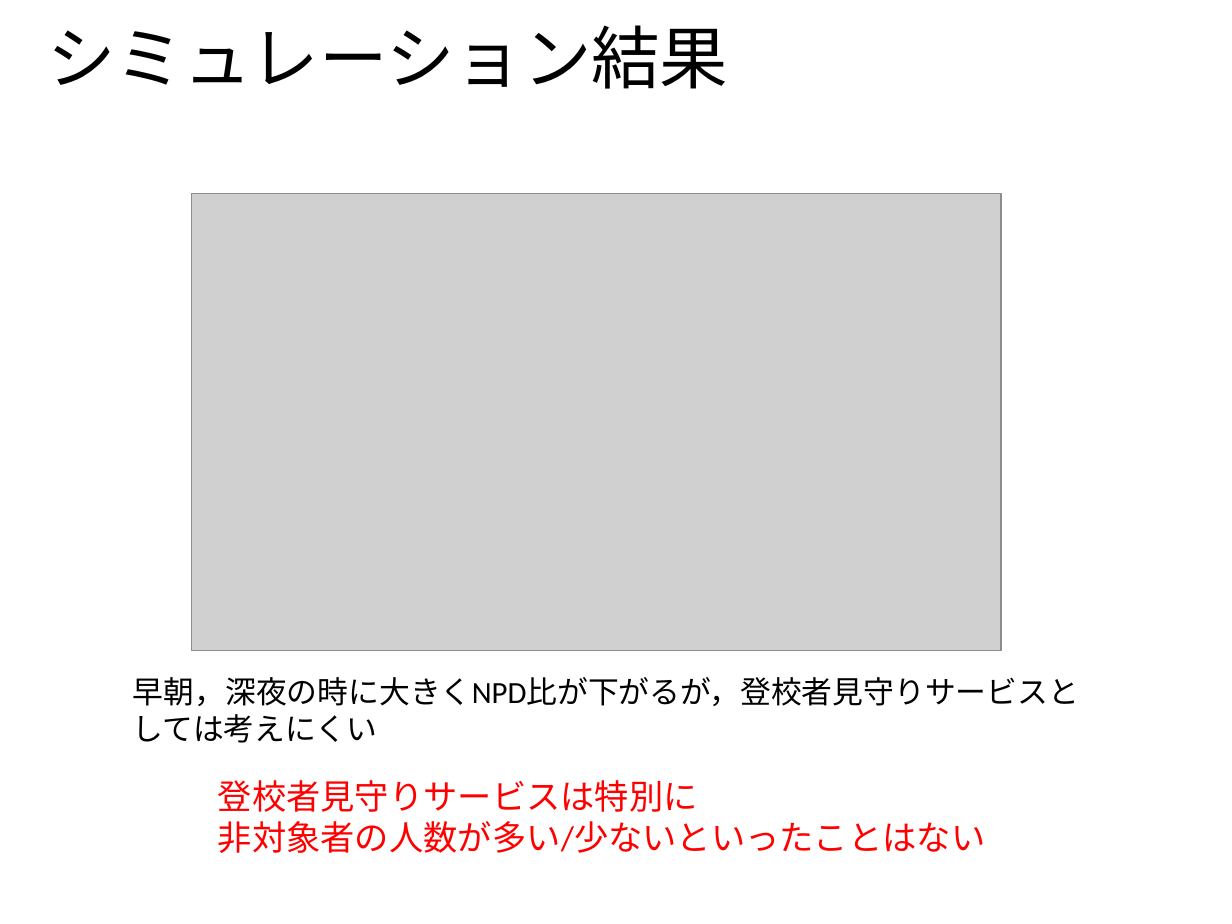
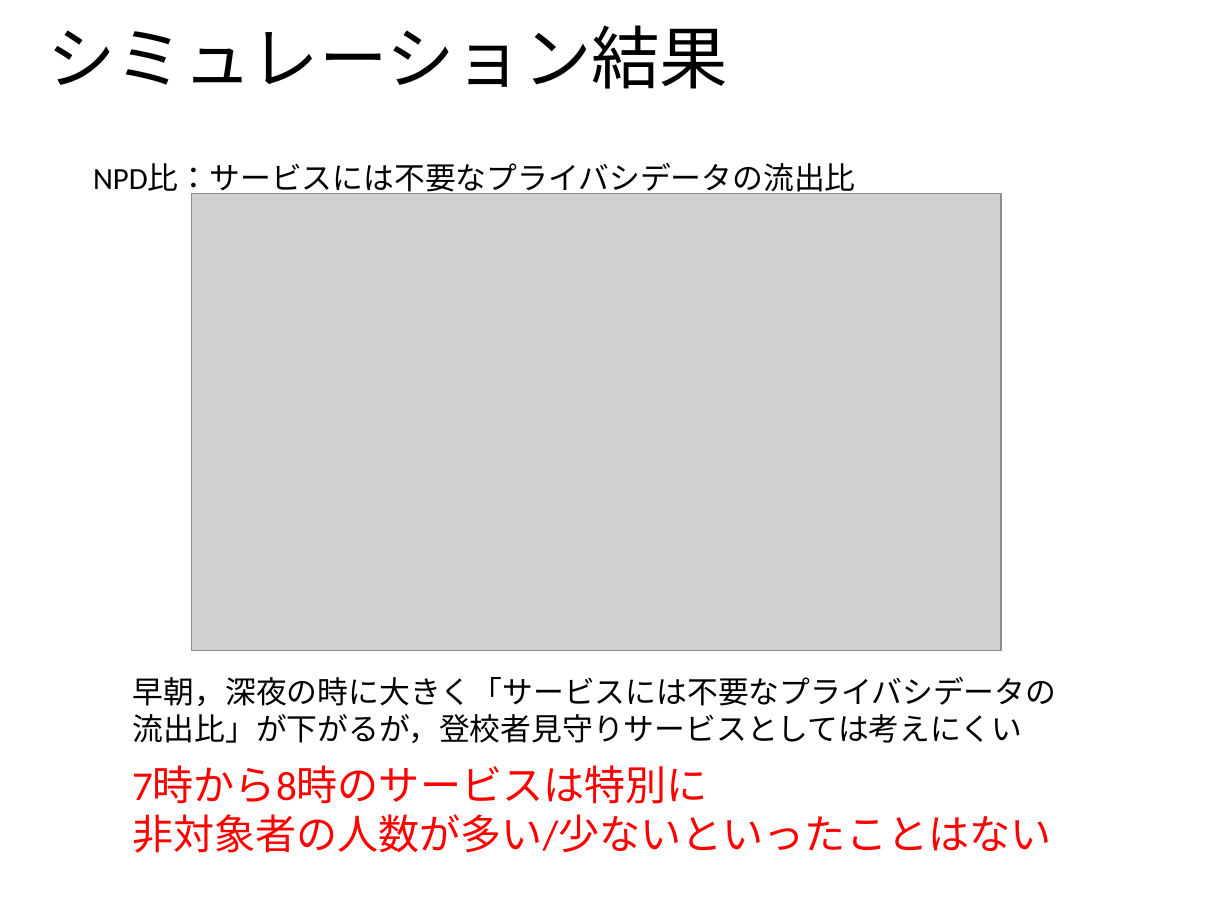
Before and after one commit to ao-megane/LplcOpenDataConverter, a slide deck: slide 22 of LplcOpenDataConverter/LplcOpenDataConverter/プレゼン/多地点カメラを用いた見守りサービスにおける第三者のプライバシデータ流出比の定量評価.pptx (slide 25 before the commit). Drawn at 1232x924 pixels with LibreOffice and Linux fonts; fonts in the diff are those of the drawing; grey boxes stand for pictures; background and template pictures are left out. Boxes give left, top, right and bottom in pixels: in the first picture for what was removed or moved away, otherwise in the second. Text is boxed around its words. In the diff, an @@ line names an element or a change of style, - is before the commit and + after.

```diff
--- a/LplcOpenDataConverter/LplcOpenDataConverter/プレゼン/多地点カメラを用いた見守りサービスにおける第三者のプライバシデータ流出比の定量評価.pptx
+++ b/LplcOpenDataConverter/LplcOpenDataConverter/プレゼン/多地点カメラを用いた見守りサービスにおける第三者のプライバシデータ流出比の定量評価.pptx
@@ text added at [93,163,856,197], 18 pt, text #000000 @@
+NPD比：サービスには不要なプライバシデータの流出比
@@ text at [133,677,1056,743]: text changed @@
-早朝，深夜の時に大きくNPD比が下がるが，登校者見守りサービスとしては考えにくい
+早朝，深夜の時に大きく「サービスには不要なプライバシデータの流出比」が下がるが，登校者見守りサービスとしては考えにくい
@@ text at [132,767,1051,853]: text changed; size 20 to 24 pt @@
-登校者見守りサービスは特別に
-非対象者の人数が多い/少ないといったことはない
+7時から8時のサービスは特別に
+非対象者の人数が多い/少ないといったことはない
```
Also in this commit, not shown: 18 other slides changed, 8 slides added, 9 slides removed, 1 other file.
